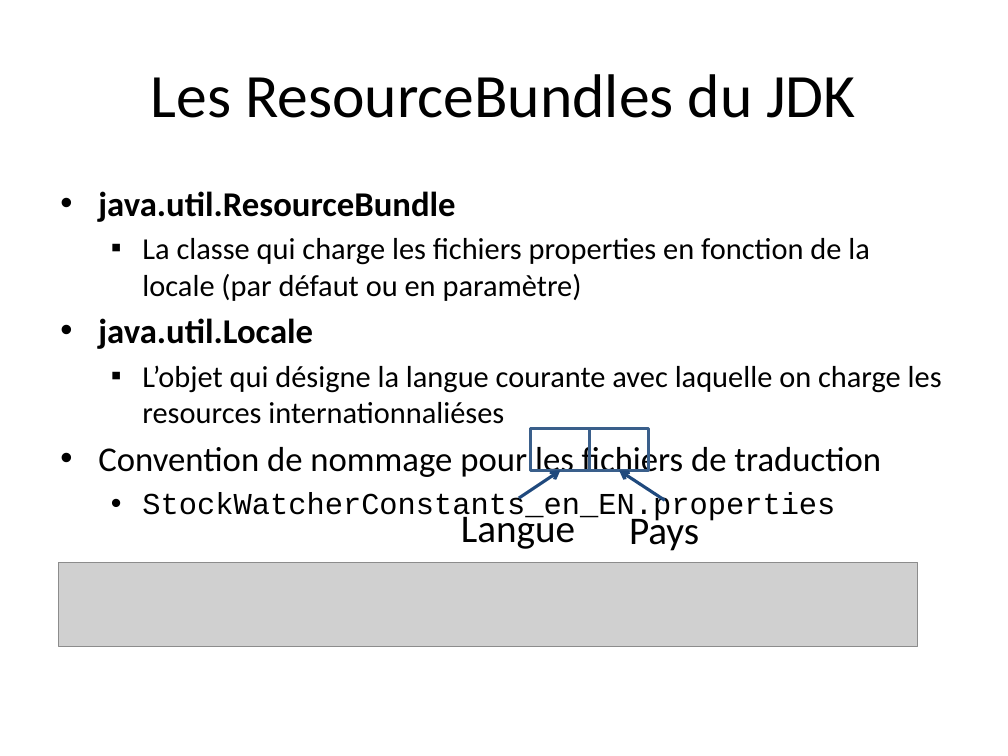
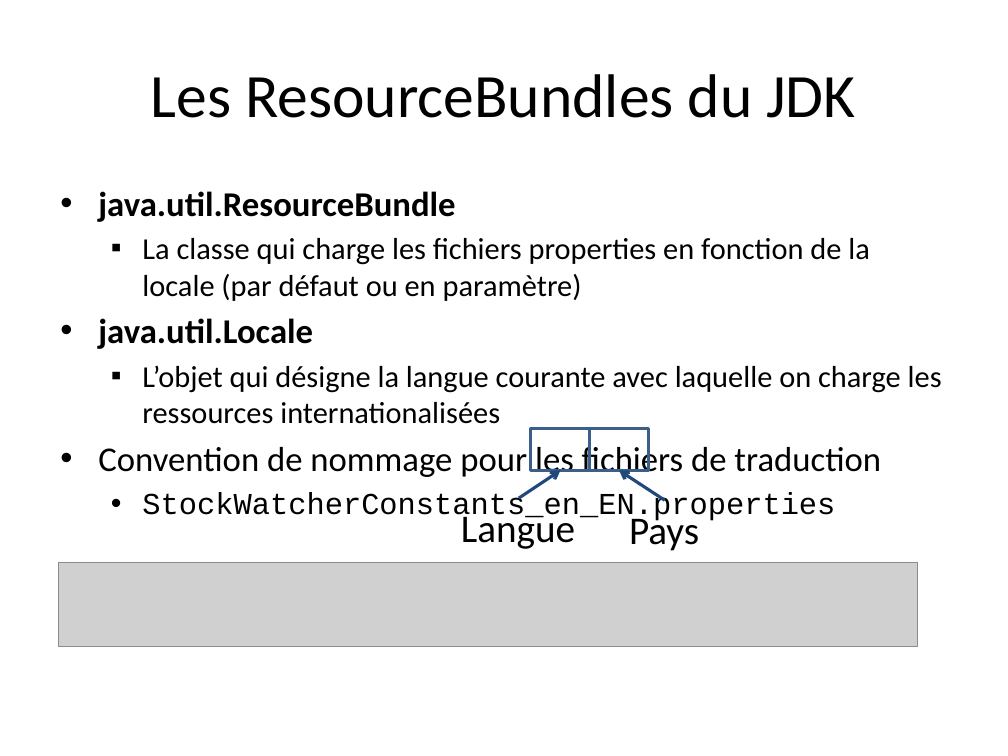
Before and after one commit to dbaeli/ez18n, a slide deck: slide 3 of ez18n-slides/ez18n_hands_on.pptx. Drawn at 1008x756 pixels with LibreOffice and Linux fonts; fonts in the diff are those of the drawing; grey boxes stand for pictures; background and template pictures are left out. Boxes give left, top, right and bottom in pixels: in the first picture for what was removed or moved away, otherwise in the second. Text is boxed around its words. In the diff, an @@ line names an element or a change of style, - is before the commit and + after.

```diff
--- a/ez18n-slides/ez18n_hands_on.pptx
+++ b/ez18n-slides/ez18n_hands_on.pptx
@@ text at (142,365,942,424): text changed @@
-  ▪ L’objet qui désigne la langue courante avec laquelle on charge les resources internationnaliéses
+  ▪ L’objet qui désigne la langue courante avec laquelle on charge les ressources internationalisées
```
Also in this commit, not shown: 3 other slides changed.
